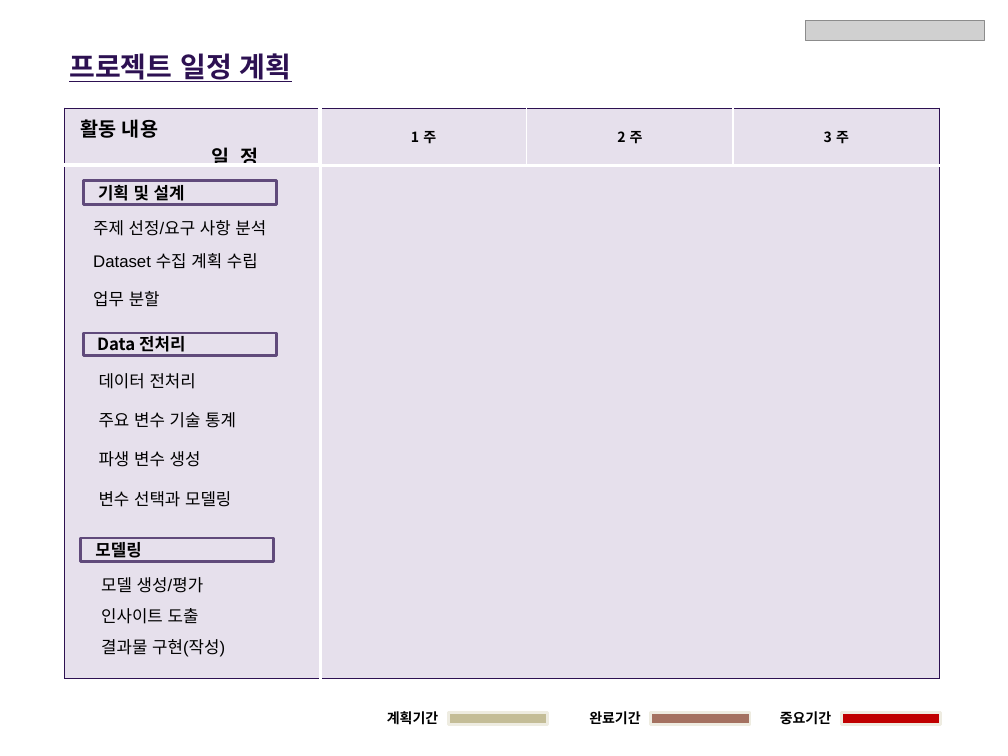
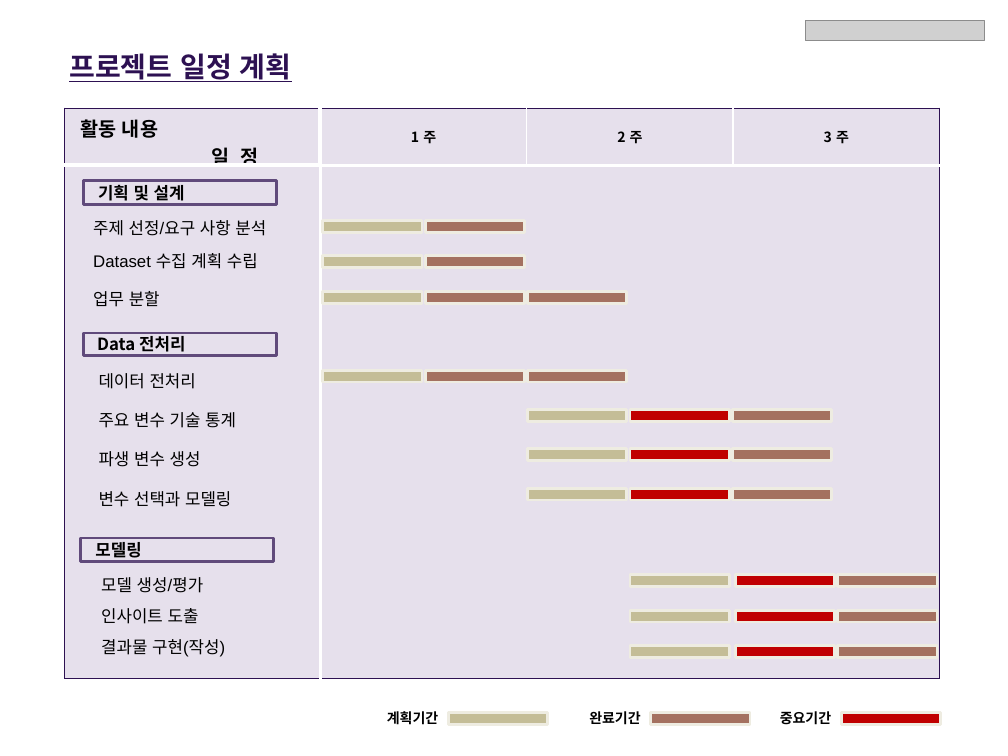
Before and after one commit to JunaHwang/Team1_FirstProject, a slide deck: slide 5 of ppt/중간프로젝트 기획안 _ (1팀).pptx. Drawn at 1008x756 pixels with LibreOffice and Linux fonts; fonts in the diff are those of the drawing; grey boxes stand for pictures. Boxes give left, top, right and bottom in pixels: in the first picture for what was removed or moved away, otherwise in the second. Text is boxed around its words. In the diff, an @@ line names an element or a change of style, - is before the commit and + after.

```diff
--- a/ppt/중간프로젝트 기획안 _ (1팀).pptx
+++ b/ppt/중간프로젝트 기획안 _ (1팀).pptx
@@ rectangle added at (323,221,421,233), fill #C4BD97, outline #EEECE1 2 pt @@
@@ rectangle added at (425,221,524,233), fill #A47160, outline #EEECE1 2 pt @@
@@ rectangle added at (323,256,421,268), fill #C4BD97, outline #EEECE1 2 pt @@
@@ rectangle added at (425,256,524,268), fill #A47160, outline #EEECE1 2 pt @@
@@ rectangle added at (323,291,421,303), fill #C4BD97, outline #EEECE1 2 pt @@
@@ rectangle added at (425,291,524,303), fill #A47160, outline #EEECE1 2 pt @@
@@ rectangle added at (527,291,626,303), fill #A47160, outline #EEECE1 2 pt @@
@@ rectangle added at (323,370,421,382), fill #C4BD97, outline #EEECE1 2 pt @@
@@ rectangle added at (425,370,524,382), fill #A47160, outline #EEECE1 2 pt @@
@@ rectangle added at (527,370,626,382), fill #A47160, outline #EEECE1 2 pt @@
@@ rectangle added at (527,409,626,421), fill #C4BD97, outline #EEECE1 2 pt @@
@@ rectangle added at (630,409,729,421), fill #C00000, outline #EEECE1 2 pt @@
@@ rectangle added at (733,409,832,421), fill #A47160, outline #EEECE1 2 pt @@
@@ rectangle added at (527,449,626,461), fill #C4BD97, outline #EEECE1 2 pt @@
@@ rectangle added at (630,449,729,461), fill #C00000, outline #EEECE1 2 pt @@
@@ rectangle added at (733,449,832,461), fill #A47160, outline #EEECE1 2 pt @@
@@ rectangle added at (527,488,626,500), fill #C4BD97, outline #EEECE1 2 pt @@
@@ rectangle added at (630,488,729,500), fill #C00000, outline #EEECE1 2 pt @@
@@ rectangle added at (733,488,832,500), fill #A47160, outline #EEECE1 2 pt @@
@@ rectangle added at (630,575,729,587), fill #C4BD97, outline #EEECE1 2 pt @@
@@ rectangle added at (736,575,835,587), fill #C00000, outline #EEECE1 2 pt @@
@@ rectangle added at (838,575,936,587), fill #A47160, outline #EEECE1 2 pt @@
@@ rectangle added at (630,610,729,622), fill #C4BD97, outline #EEECE1 2 pt @@
@@ rectangle added at (736,610,835,622), fill #C00000, outline #EEECE1 2 pt @@
@@ rectangle added at (838,610,936,622), fill #A47160, outline #EEECE1 2 pt @@
@@ rectangle added at (630,646,729,658), fill #C4BD97, outline #EEECE1 2 pt @@
@@ rectangle added at (736,646,835,658), fill #C00000, outline #EEECE1 2 pt @@
@@ rectangle added at (838,646,936,658), fill #A47160, outline #EEECE1 2 pt @@
```
Also in this commit, not shown: 3 other slides changed, 28 other files.
